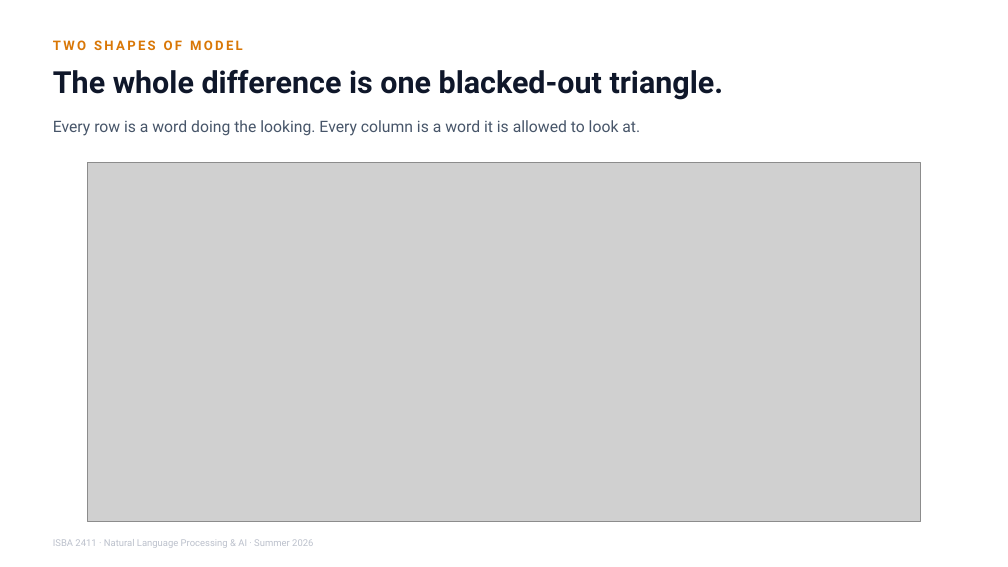
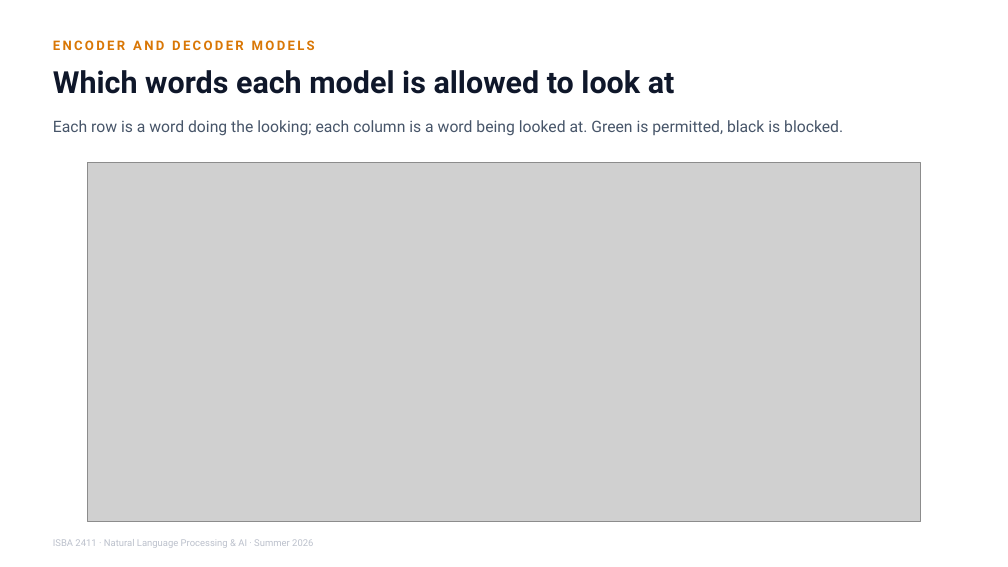
Before and after one commit to JulesMalin/isba2411-nlp, a slide deck: slide 8 of Week 7/L14_Making_It_Yours.pptx. Drawn at 1008x567 pixels with LibreOffice and Linux fonts; fonts in the diff are those of the drawing; grey boxes stand for pictures. Boxes give left, top, right and bottom in pixels: in the first picture for what was removed or moved away, otherwise in the second. Text is boxed around its words. In the diff, an @@ line names an element or a change of style, - is before the commit and + after.

```diff
--- a/Week 7/L14_Making_It_Yours.pptx
+++ b/Week 7/L14_Making_It_Yours.pptx
@@ text at <box>53,40,315,50</box>: text changed @@
-TWO SHAPES OF MODEL
+ENCODER AND DECODER MODELS
@@ text at <box>53,70,675,94</box>: text changed @@
-The whole difference is one blacked-out triangle.
+Which words each model is allowed to look at
@@ text at <box>53,120,843,136</box>: text changed @@
-Every row is a word doing the looking. Every column is a word it is allowed to look at.
+Each row is a word doing the looking; each column is a word being looked at. Green is permitted, black is blocked.
```
Also in this commit, not shown: 20 other slides changed.
